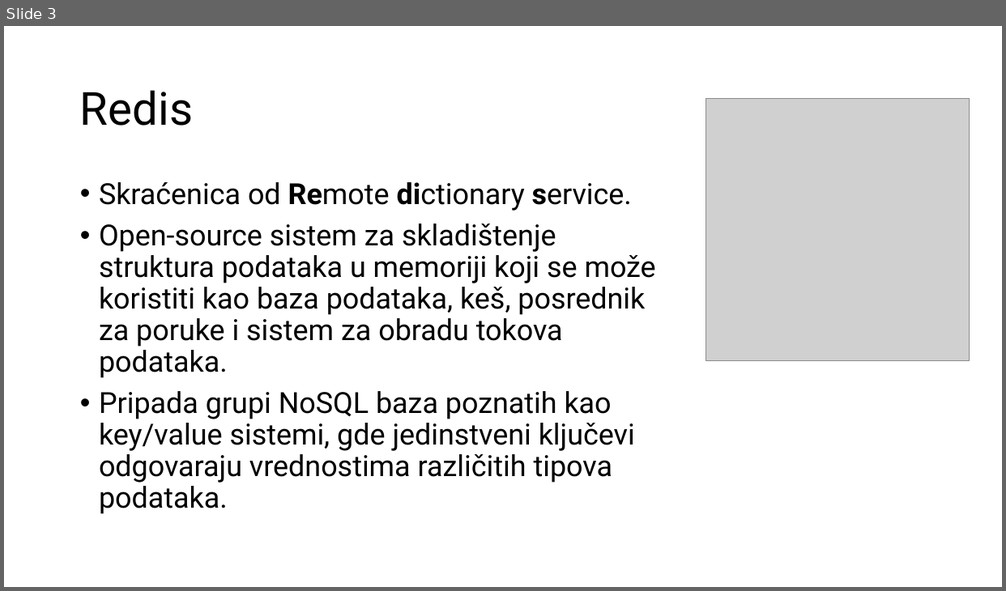
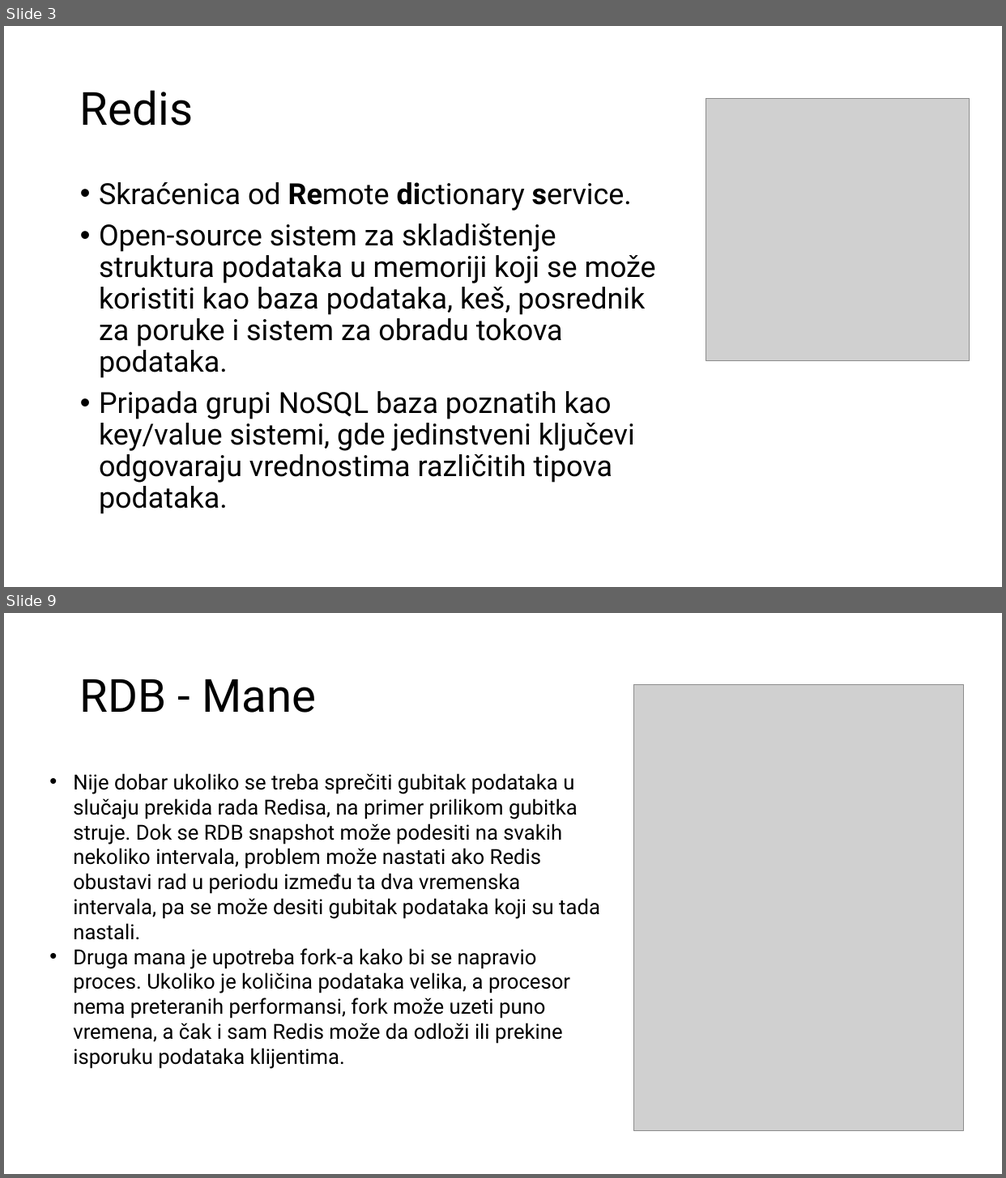
Before and after one commit to radisa-markovic/redis-mongodb-imdb-vs-ondisk, a slide deck: Redis i Mongo.pptx. Shown one above the other, each under a label of ours: slide 3 before the commit, slides 3 and 9 after it; the slides between them are not shown. The pictures are 1006x591 and 1006x1178 pixels, drawn with LibreOffice and Linux fonts; fonts in the diff are those of the drawing; grey boxes stand for pictures. Boxes give left, top, right and bottom in pixels: in the first picture for what was removed or moved away, otherwise in the second. Text is boxed around its words. In the diff, an @@ line names an element or a change of style, - is before the commit and + after.

```diff
--- a/Redis i Mongo.pptx
+++ b/Redis i Mongo.pptx
@@ slide 9 added at <box>4,613,1002,1174</box>, background #FFFFFF @@
@@ title added at <box>80,679,317,713</box>, 44 pt, text #000000 @@
+RDB - Mane
@@ picture added at <box>633,685,964,1131</box> @@
@@ text added at <box>73,773,600,1044</box>, 20 pt, text #000000 @@
+• Nije dobar ukoliko se treba sprečiti gubitak podataka u slučaju prekida rada Redisa, na primer prilikom gubitka struje. Dok se RDB snapshot može podesiti na svakih nekoliko intervala, problem može nastati ako Redis obustavi rad u periodu između ta dva vremenska intervala, pa se može desiti gubitak podataka koji su tada nastali.
+• Druga mana je upotreba fork-a kako bi se napravio proces. Ukoliko je količina podataka velika, a procesor nema preteranih performansi, fork može uzeti puno vremena, a čak i sam Redis može da odloži ili prekine isporuku podataka klijentima.
```
Also in this commit, not shown: 1 slide changed, 8 other slides added.
